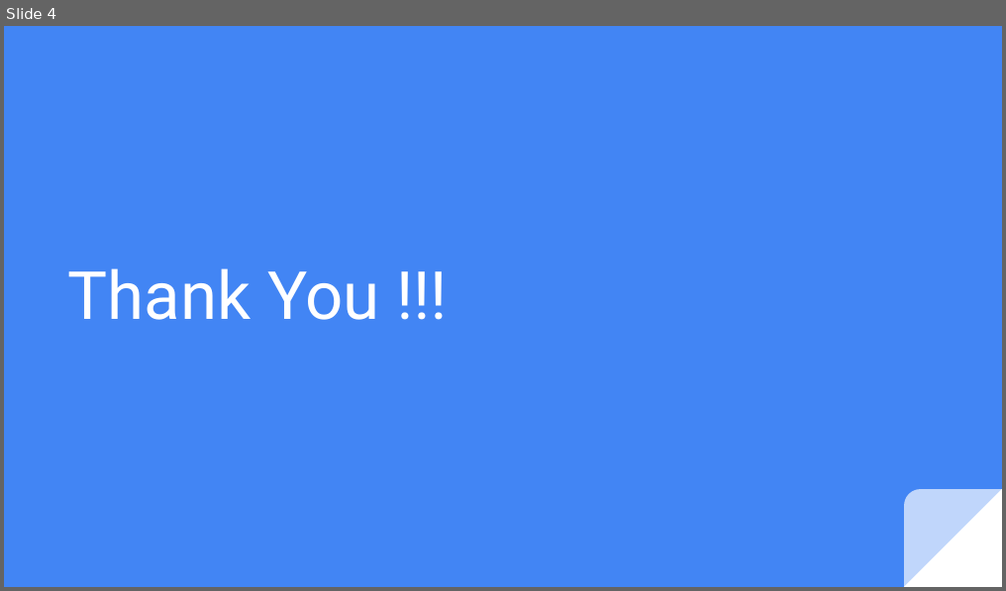
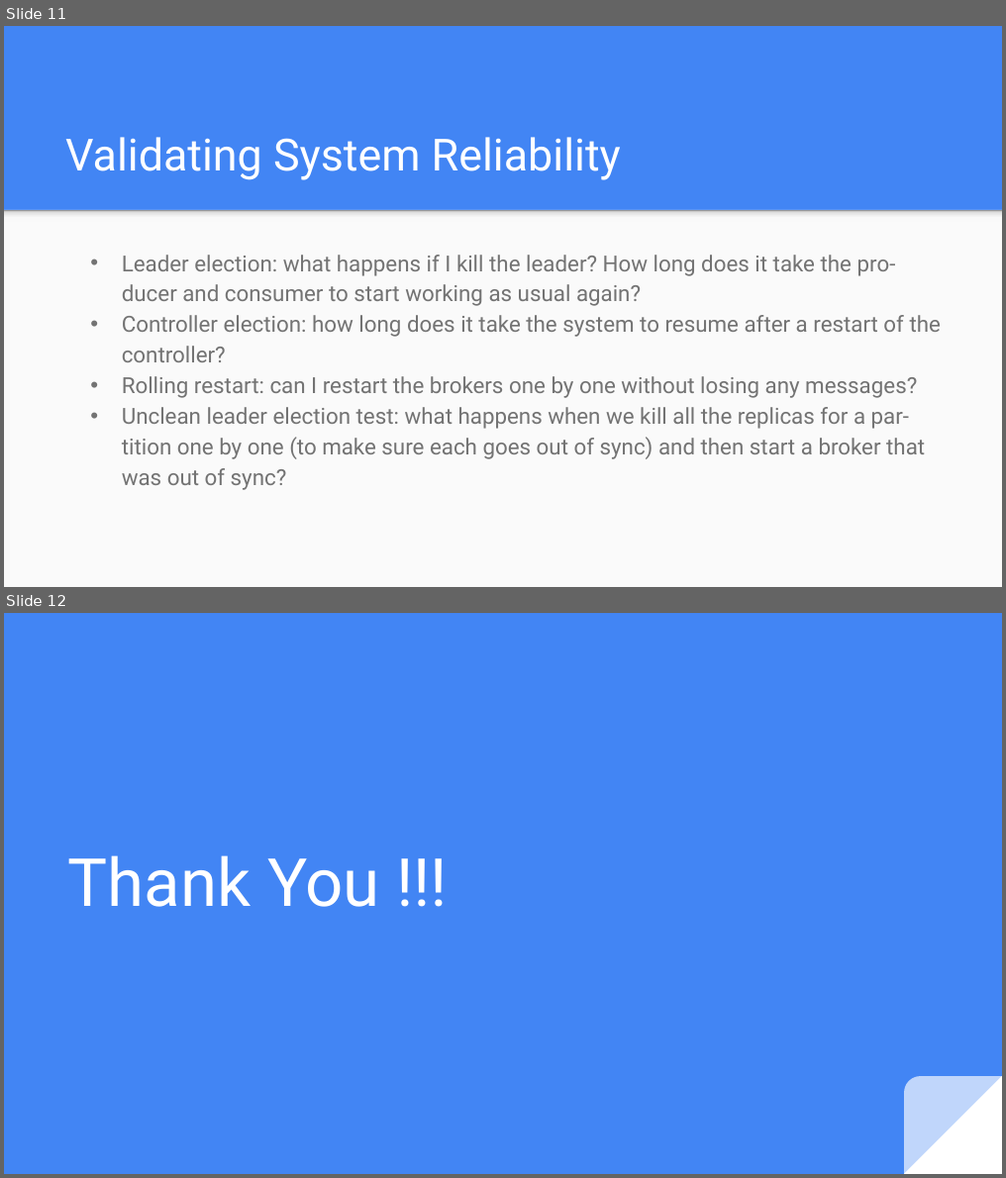
Before and after one commit to edyoda/kafka-cassandra-tutorial, a slide deck: Introduction to Kafka.pptx. Shown one above the other, each under a label of ours: slide 4 before the commit, slides 11 and 12 after it. The pictures are 1006x591 and 1006x1178 pixels, drawn with LibreOffice and Linux fonts; fonts in the diff are those of the drawing. Boxes give left, top, right and bottom in pixels: in the first picture for what was removed or moved away, otherwise in the second. Text is boxed around its words. In the diff, an @@ line names an element or a change of style, - is before the commit and + after.

```diff
--- a/Introduction to Kafka.pptx
+++ b/Introduction to Kafka.pptx
@@ slide 11 added at <box>4,26,1002,587</box>, background #4285F4 @@
@@ title added at <box>65,137,621,180</box>, 32 pt, text #FFFFFF @@
+Validating System Reliability
@@ rectangle added at <box>4,209,1002,586</box>, fill #FAFAFA @@
@@ rectangle added at <box>4,209,1002,222</box>, fill gradient #F9F9F9 to #DEDEDE to #999999 @@
@@ text added at <box>122,255,941,490</box>, 16 pt, text #737373 @@
+• Leader election: what happens if I kill the leader? How long does it take the pro‐ducer and consumer to start working as usual again?
+• Controller election: how long does it take the system to resume after a restart of the controller?
+• Rolling restart: can I restart the brokers one by one without losing any messages?
+• Unclean leader election test: what happens when we kill all the replicas for a par‐tition one by one (to make sure each goes out of sync) and then start a broker that was out of sync?
@@ what was slide 4 is now slide 12 @@
```
Also in this commit, not shown: 2 slides changed, 8 other slides added, 1 slide removed, 3 other files.
